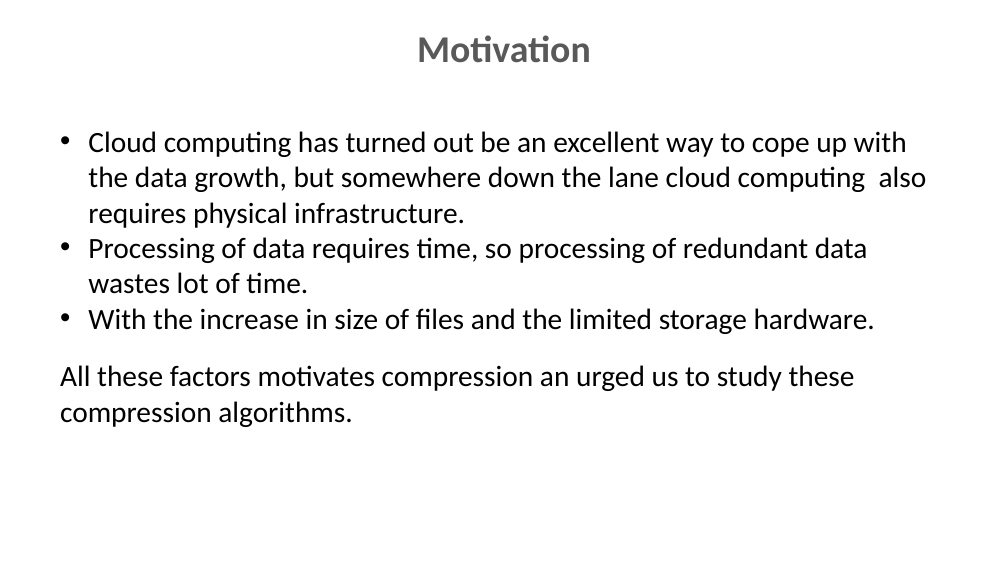
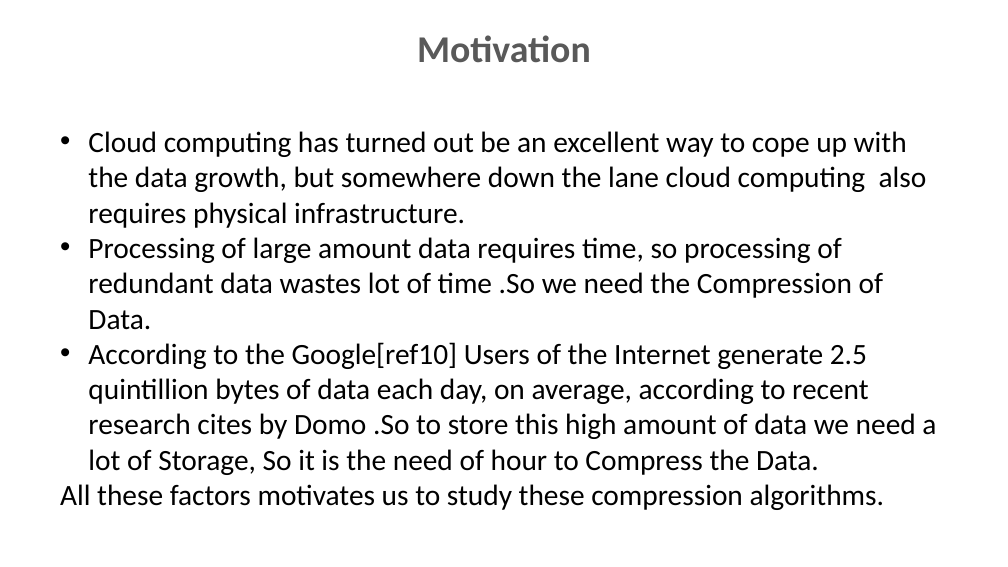
Before and after one commit to ashiagarwal73/Comparision-and-implementation-of-Compression-Algorithms, a slide deck: slide 7 of PodHandler.pptx. Drawn at 1008x567 pixels with LibreOffice and Linux fonts; fonts in the diff are those of the drawing; background and template pictures are left out. Boxes give left, top, right and bottom in pixels: in the first picture for what was removed or moved away, otherwise in the second. Text is boxed around its words. In the diff, an @@ line names an element or a change of style, - is before the commit and + after.

```diff
--- a/PodHandler.pptx
+++ b/PodHandler.pptx
@@ text at [60,237,936,510]: text changed @@
-• Processing of data requires time, so processing of redundant data wastes lot of time.
-• With the increase in size of files and the limited storage hardware.
-All these factors motivates compression an urged us to study these compression algorithms.
+• Processing of large amount data requires time, so processing of redundant data wastes lot of time .So we need the Compression of Data.
+• According to the Google[ref10] Users of the Internet generate 2.5 quintillion bytes of data each day, on average, according to recent research cites by Domo .So to store this high amount of data we need a lot of Storage, So it is the need of hour to Compress the Data.
+All these factors motivates us to study these compression algorithms.
```
Also in this commit, not shown: 1 other slide changed.
